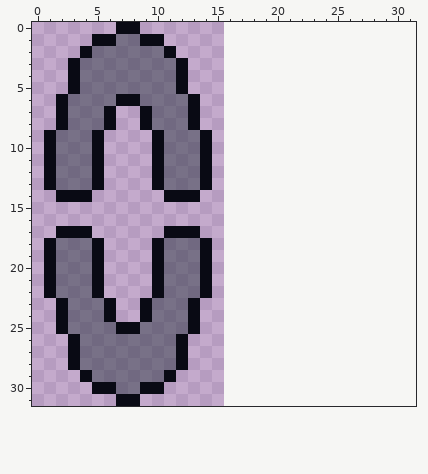
Edited in one commit: pixel-art sprite (images/textbox/arrows/textbox_arrow_black_white_16x16.png). This is how it looked before the edit.
The file is 16x32 pixels. The old version is drawn lined up with the new one, on the new canvas.
New version:
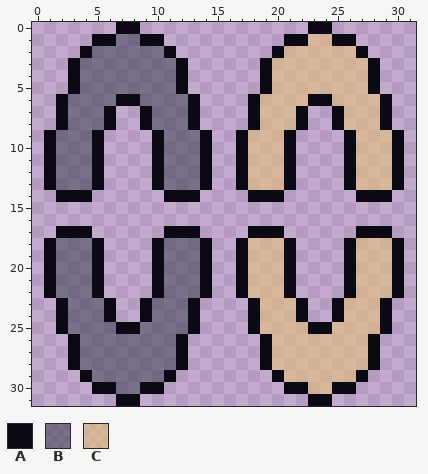
Palette (. is transparent): A #090a14  B #202e3776  C #e8c1708b
The edit:
canvas 16x32 -> 32x32
Colour A now appears in row 0 at x 23 to 24; in row 1 at x 21 to 22 and 25 to 26; in row 2 at x 20 and 27; in rows 3 to 5 at x 19 and 28; in row 6 at x 18, 23 to 24 and 29; in rows 7 to 8 at x 18, 22, 25 and 29.
Colour A now appears in rows 9 to 13 at x 17, 21, 26 and 30; in row 14 at x 18 to 20 and 27 to 29; in row 17 at x 18 to 20 and 27 to 29; in rows 18 to 22 at x 17, 21, 26 and 30; in rows 23 to 24 at x 18, 22, 25 and 29; in row 25 at x 18, 23 to 24 and 29.
Colour A now appears in rows 26 to 28 at x 19 and 28; in row 29 at x 20 and 27; in row 30 at x 21 to 22 and 25 to 26; in row 31 at x 23 to 24.
Colour C now appears in row 1 at x 23 to 24; in row 2 at x 21 to 26; in rows 3 to 5 at x 20 to 27; in row 6 at x 19 to 22 and 25 to 28; in rows 7 to 8 at x 19 to 21 and 26 to 28; in rows 9 to 13 at x 18 to 20 and 27 to 29.
Colour C now appears in rows 18 to 22 at x 18 to 20 and 27 to 29; in rows 23 to 24 at x 19 to 21 and 26 to 28; in row 25 at x 19 to 22 and 25 to 28; in rows 26 to 28 at x 20 to 27; in row 29 at x 21 to 26; in row 30 at x 23 to 24.
